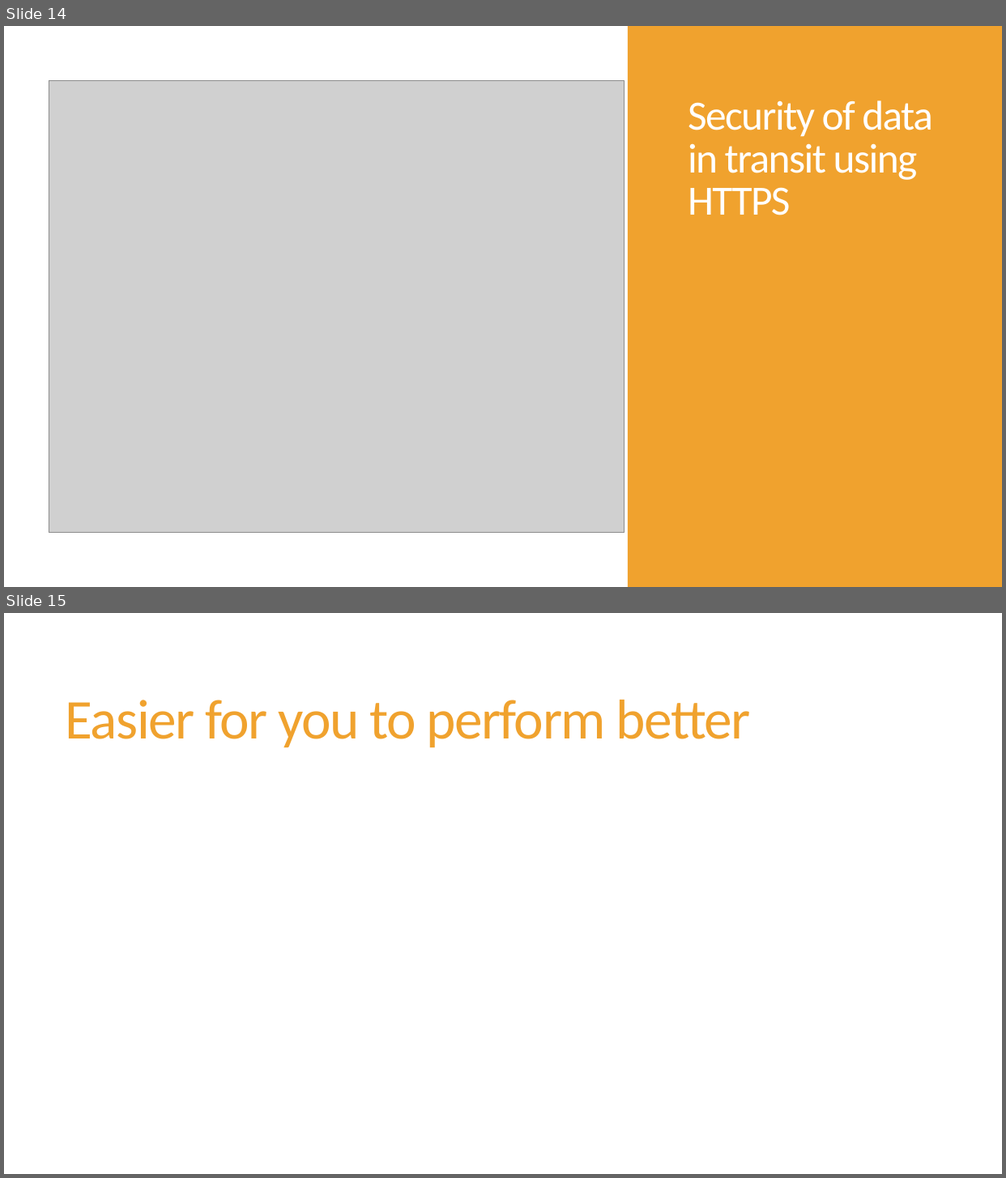
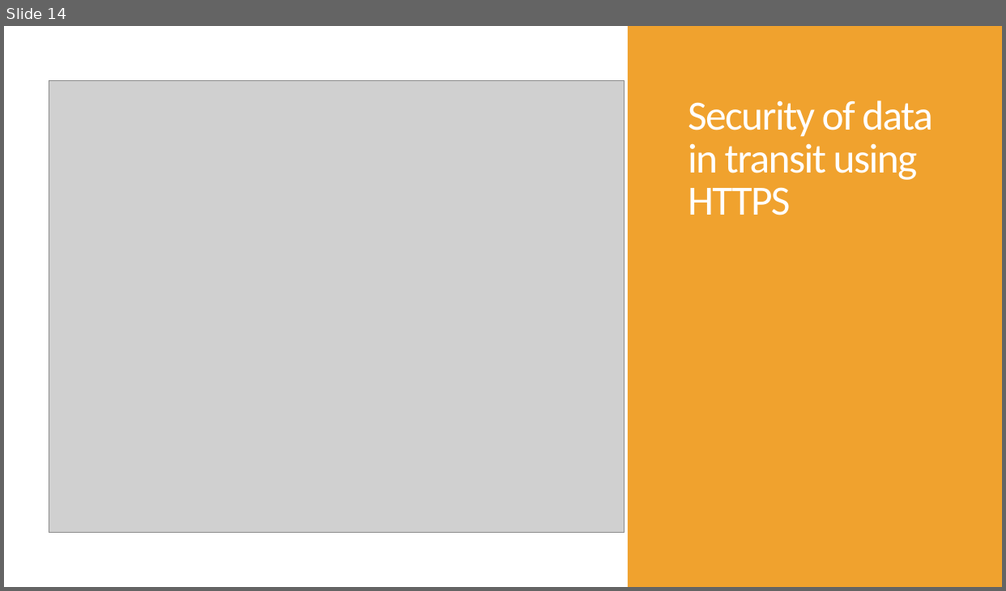
Before and after one commit to damoco/aws-interview-assignment2, a slide deck: Assignment #2 - proposal.pptx. Shown one above the other, each under a label of ours: slides 14 and 15 before the commit, slide 14 after it. The pictures are 1006x1178 and 1006x591 pixels, drawn with LibreOffice and Linux fonts; fonts in the diff are those of the drawing; grey boxes stand for pictures. Boxes give left, top, right and bottom in pixels: in the first picture for what was removed or moved away, otherwise in the second. Text is boxed around its words. In the diff, an @@ line names an element or a change of style, - is before the commit and + after.

```diff
--- a/Assignment #2 - proposal.pptx
+++ b/Assignment #2 - proposal.pptx
@@ slide 15 removed at (x1=4, y1=613, x2=1002, y2=1174), background #FFFFFF @@
@@ title removed at (x1=66, y1=700, x2=751, y2=747) @@
-Easier for you to perform better
```
Also in this commit, not shown: 6 slides changed, 12 slides added, 1 other slide removed.
